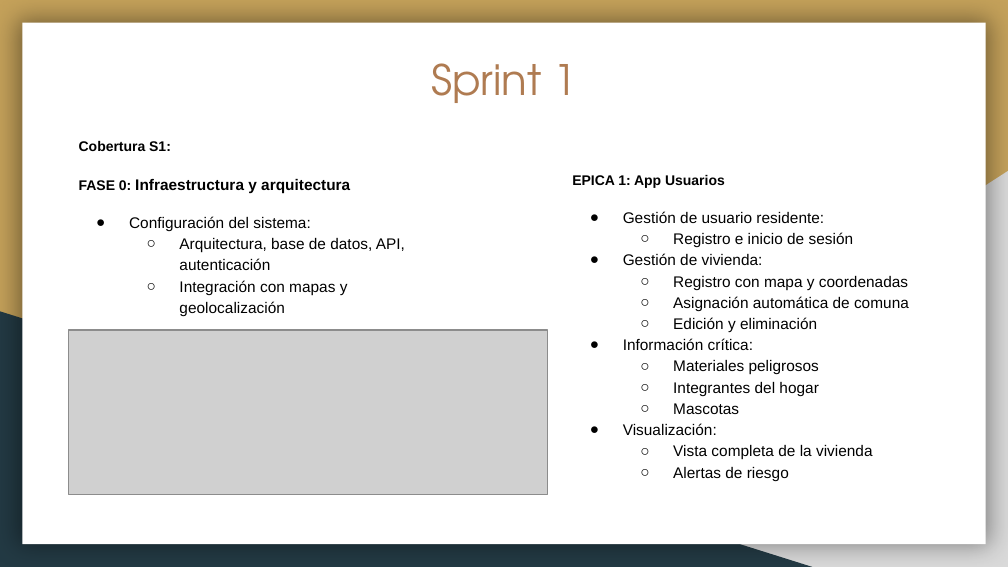
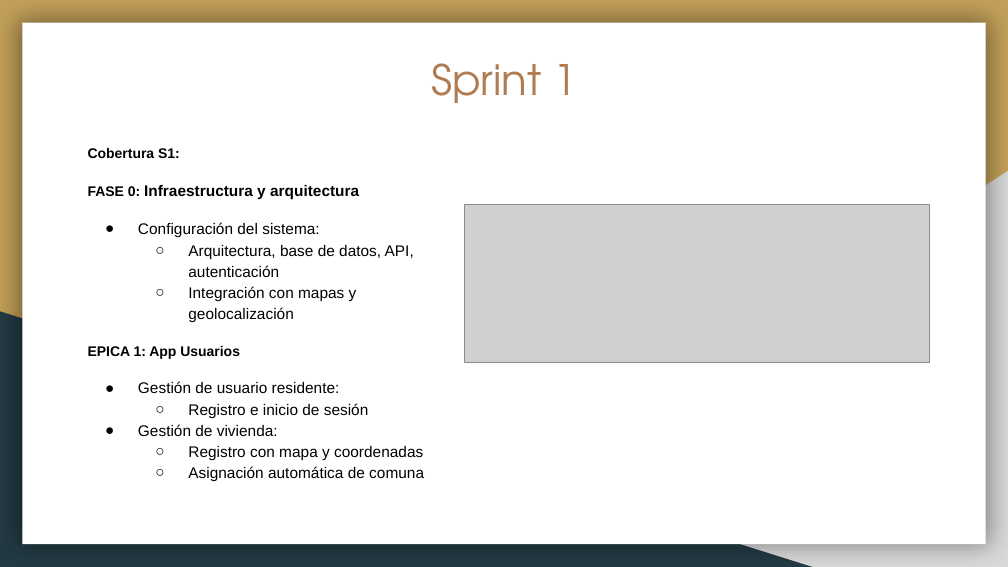
Before and after one commit to kfierroc/Capstone_G6_001, a slide deck: slide 16 of Fase 1/Evidencias Grupales/Presentación Fase 1.pptx (slide 18 before the commit). Drawn at 1008x567 pixels with LibreOffice and Linux fonts; fonts in the diff are those of the drawing; grey boxes stand for pictures. Boxes give left, top, right and bottom in pixels: in the first picture for what was removed or moved away, otherwise in the second. Text is boxed around its words. In the diff, an @@ line names an element or a change of style, - is before the commit and + after.

```diff
--- a/Fase 1/Evidencias Grupales/Presentación Fase 1.pptx
+++ b/Fase 1/Evidencias Grupales/Presentación Fase 1.pptx
@@ text "Cobertura S1:": place and size @@
-text "Cobertura S1:" at [79, 141, 405, 316]
+text "Cobertura S1:" at [88, 148, 424, 481]
@@ text removed at [572, 175, 909, 481] @@
-EPICA 1: App Usuarios
-● Gestión de usuario residente:
-  ○ Registro e inicio de sesión
-● Gestión de vivienda:
-  ○ Registro con mapa y coordenadas
-  ○ Asignación automática de comuna
-  ○ Edición y eliminación
-● Información crítica:
-  ○ Materiales peligrosos
-  ○ Integrantes del hogar
-  ○ Mascotas
-● Visualización:
-  ○ Vista completa de la vivienda
-  ○ Alertas de riesgo
@@ picture added at [465, 204, 929, 363] @@
@@ picture removed at [69, 330, 547, 494] @@
@@ text at [88, 346, 424, 481]: paragraphs added @@
+EPICA 1: App Usuarios
+● Gestión de usuario residente:
+  ○ Registro e inicio de sesión
+● Gestión de vivienda:
+  ○ Registro con mapa y coordenadas
+  ○ Asignación automática de comuna
```
Also in this commit, not shown: 3 other slides changed, 2 slides added, 3 slides removed, 9 other files.
